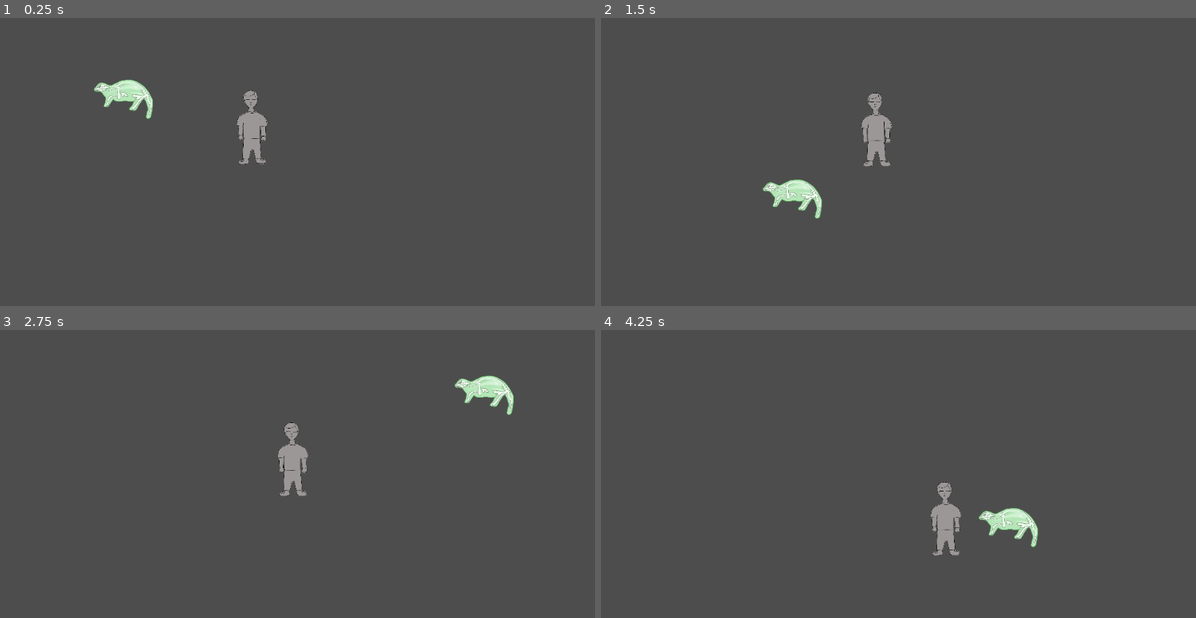
Above: before the commit, frames 1-4 (two rows, left to right).
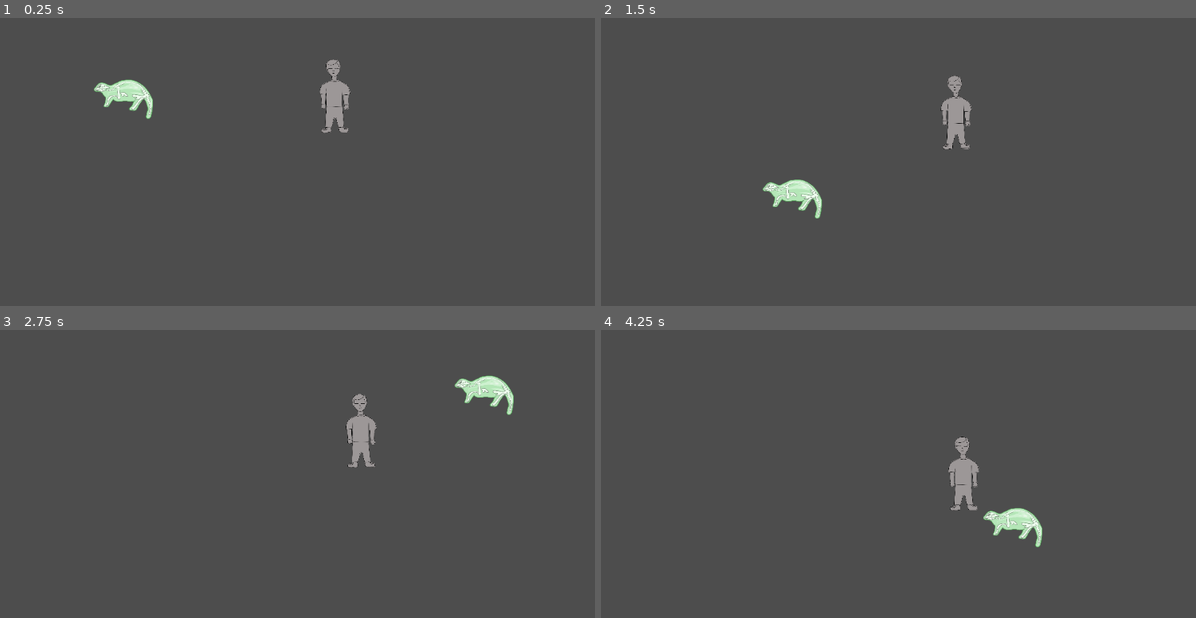
Above: after the commit, the same moments.

Repository: NickyZemenski/turtpocalypse
Game: Godot game, scene res://scene/MainGame.tscn
The game is run twice, just before and just after one commit, with the same random seed, the same clock (stepped at 60 frames per second) and the same inputs.
Inputs (mouse positions are in pixels of both pictures, inside the frame that each line leads up to):
- Up to frame 1 (0.25 s): no input
- Up to frame 2 (1.5 s): move the mouse to (1059, 138) at 0.52 s; hold D (moveRight) 0.53-1.28 s; click (1059, 138) at 0.6 s; move the mouse to (791, 173) at 1.27 s; hold S (moveDown) from 1.28 s (still down); click (791, 173) at 1.35 s
- Up to frame 3 (2.75 s): move the mouse to (380, 390) at 2.02 s; release S (moveDown) at 2.03 s; hold D (moveRight) from 2.03 s (still down); click (380, 390) at 2.1 s
- Up to frame 4 (4.25 s): move the mouse to (886, 540) at 2.77 s; release D (moveRight) at 2.78 s; hold W (moveUp) 2.78-3.53 s; click (886, 540) at 2.85 s; move the mouse to (1112, 522) at 3.52 s; hold A (moveLeft) from 3.53 s (still down); click (1112, 522) at 3.6 s

The runs differ from the first frame. In frame 1, 1.5% of the frame differs, in the area x 39-59%, y 14-51%; in frame 2, 1.5%; in frame 3, 1.5%; in frame 4, 2.0%, in the area x 55-75%, y 37-79%.

Commit message:
same as old
same as old

Diff:
--- a/scene/Enemy.tscn
+++ b/scene/Enemy.tscn
@@ -1,10 +1,12 @@
 [gd_scene format=3 uid="uid://cxosrh6s16pbv"]
 
 [ext_resource type="Texture2D" uid="uid://cyfya1d4v7bxh" path="res://assets/character.png" id="1_h08p8"]
+[ext_resource type="Script" uid="uid://byuk0at003lek" path="res://scripts/enemy.gd" id="3_xtkpt"]
 
 [sub_resource type="CircleShape2D" id="CircleShape2D_uramm"]
 
 [node name="Enemy" type="CharacterBody2D" unique_id=447794542]
+script = ExtResource("3_xtkpt")
 
 [node name="Character" type="Sprite2D" parent="." unique_id=412031805]
 scale = Vector2(0.15, 0.15)
--- a/scene/MainGame.tscn
+++ b/scene/MainGame.tscn
@@ -2,8 +2,7 @@
 
 [ext_resource type="Script" uid="uid://chy0j0g5fo2nc" path="res://scripts/test.gd" id="1_6fdoo"]
 [ext_resource type="PackedScene" uid="uid://cqdolshtolq40" path="res://scene/Player.tscn" id="1_ud66n"]
-[ext_resource type="Script" uid="uid://byuk0at003lek" path="res://scripts/enemy.gd" id="3_2gnev"]
-[ext_resource type="PackedScene" uid="uid://6k8fub26024l" path="res://scene/Enemy.tscn" id="3_ud66n"]
+[ext_resource type="PackedScene" uid="uid://cxosrh6s16pbv" path="res://scene/Enemy.tscn" id="3_ud66n"]
 
 [node name="MainGame" type="Node2D" unique_id=1867307061]
 script = ExtResource("1_6fdoo")
@@ -12,5 +11,4 @@
 position = Vector2(223, 210)
 
 [node name="Enemy" parent="." unique_id=447794542 instance=ExtResource("3_ud66n")]
-position = Vector2(493, 281)
-script = ExtResource("3_2gnev")
+position = Vector2(644, 215)
